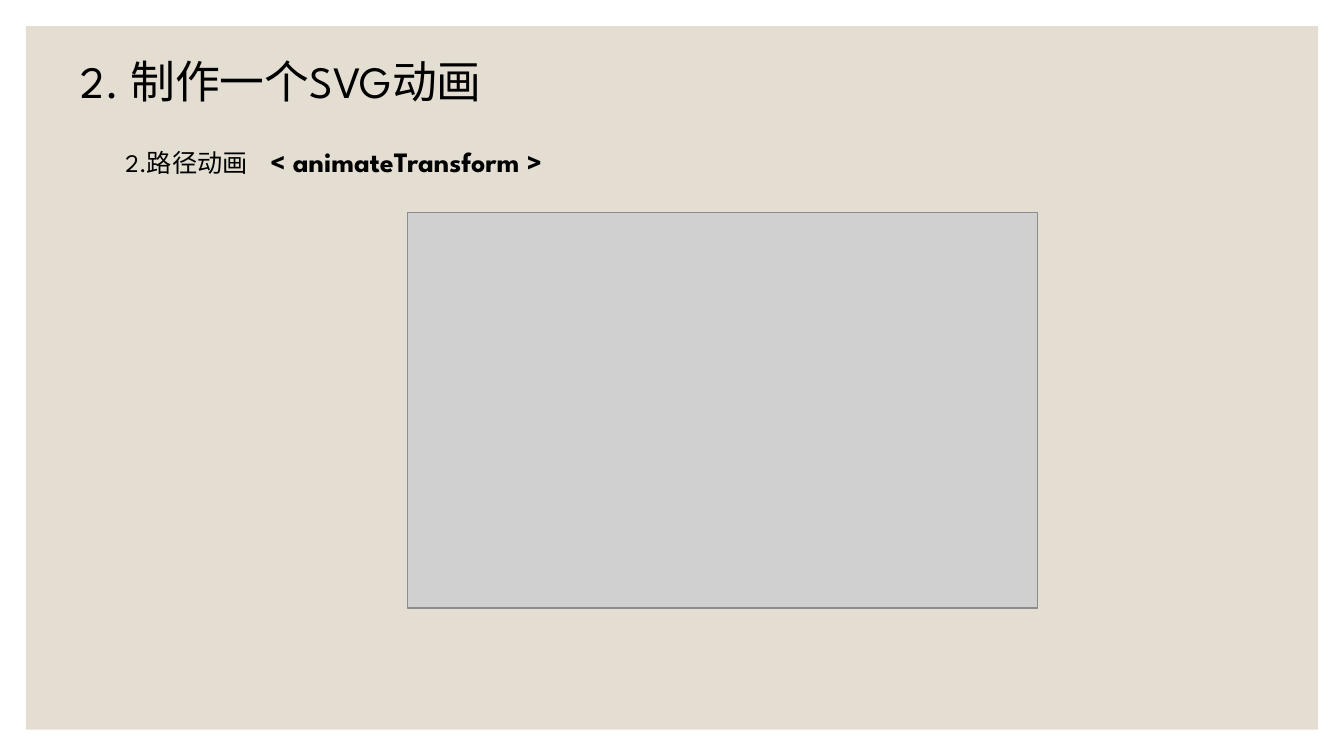
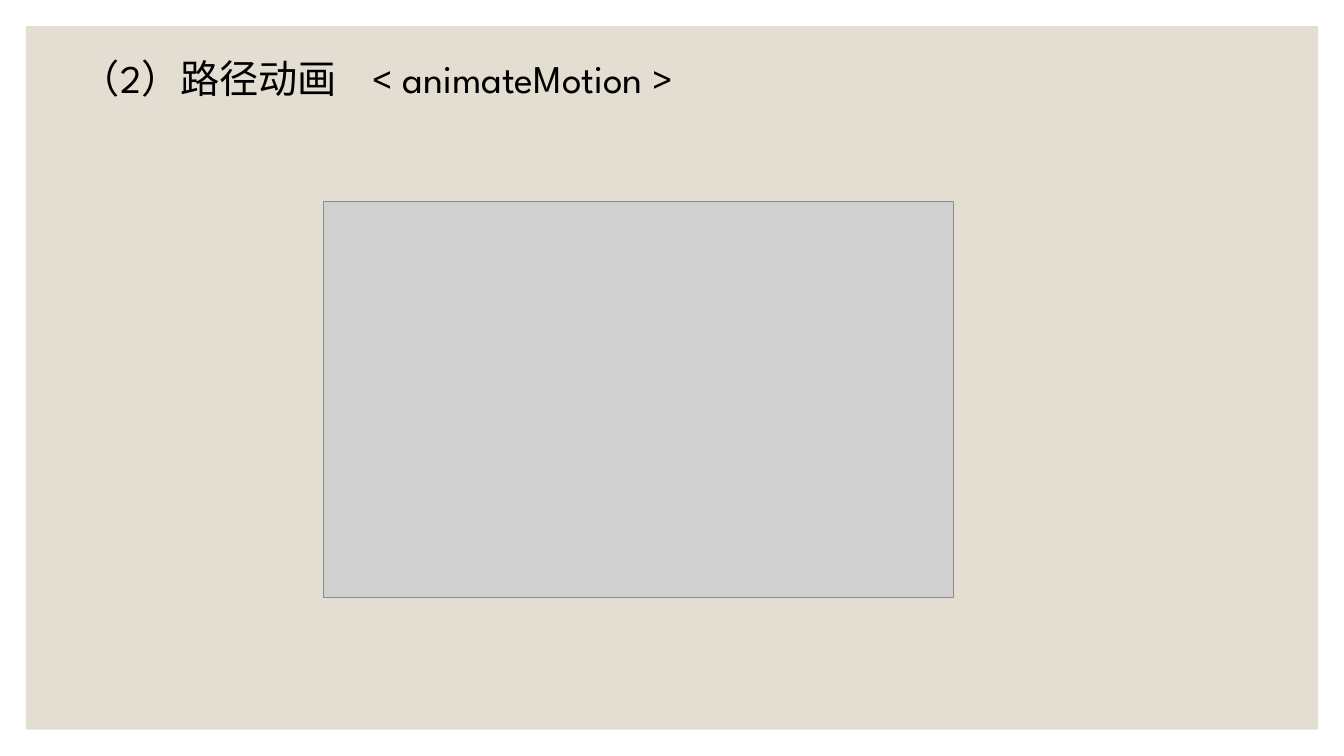
Before and after one commit to SouthLink/svg-demo, a slide deck: slide 15 of SVG动画 [自动保存] [自动保存].pptx. Drawn at 1344x756 pixels with LibreOffice and Linux fonts; fonts in the diff are those of the drawing; grey boxes stand for pictures. Boxes give left, top, right and bottom in pixels: in the first picture for what was removed or moved away, otherwise in the second. Text is boxed around its words. In the diff, an @@ line names an element or a change of style, - is before the commit and + after.

```diff
--- a/SVG动画 [自动保存] [自动保存].pptx
+++ b/SVG动画 [自动保存] [自动保存].pptx
@@ text at (81,59,643,97): text changed; size 32 to 28 pt @@
-2. 制作一个SVG动画
+（2）路径动画 < animateMotion >
@@ text removed at (125,151,519,174) @@
-2.路径动画 < animateTransform >
@@ picture: place and size @@
-picture at (407,213,1037,609)
+picture at (324,202,954,598)
```
Also in this commit, not shown: 10 other slides changed, 2 slides added, 3 slides removed.
